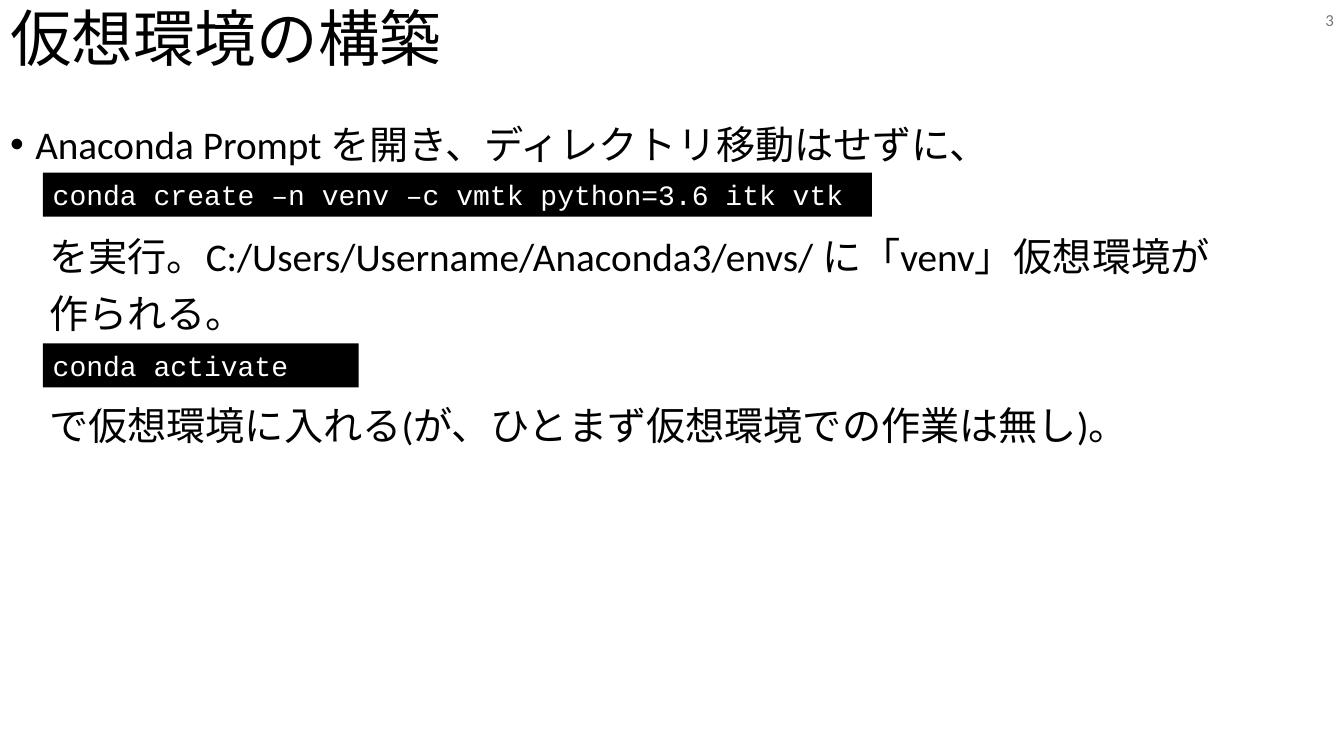
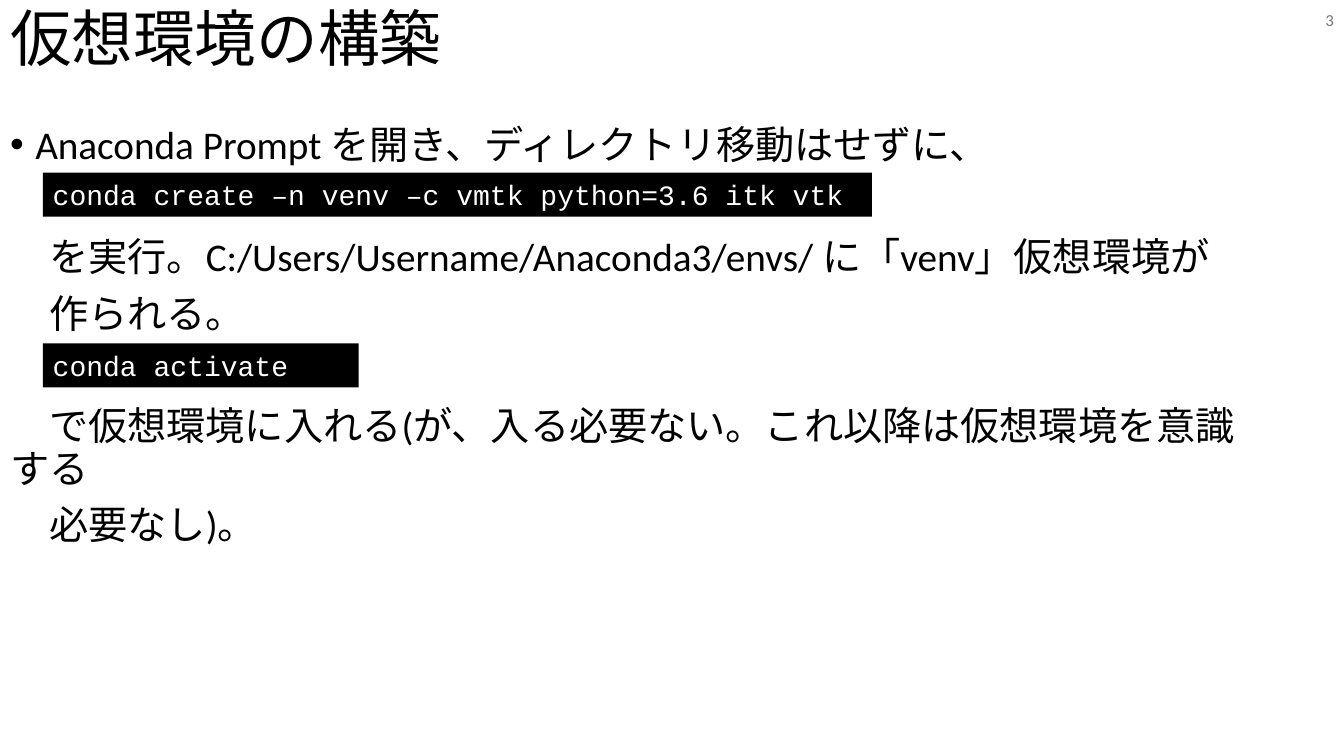
Before and after one commit to tailup7/howtoVM, a slide deck: slide 3 of vmtkSetup/setup.pptx. Drawn at 1344x756 pixels with LibreOffice and Linux fonts; fonts in the diff are those of the drawing. Boxes give left, top, right and bottom in pixels: in the first picture for what was removed or moved away, otherwise in the second. Text is boxed around its words. In the diff, an @@ line names an element or a change of style, - is before the commit and + after.

Commit message:
add

```diff
--- a/vmtkSetup/setup.pptx
+++ b/vmtkSetup/setup.pptx
@@ text at box(10, 407, 1234, 545): text changed @@
-で仮想環境に入れる(が、ひとまず仮想環境での作業は無し)。
+で仮想環境に入れる(が、入る必要ない。これ以降は仮想環境を意識する
+必要なし)。
```
Also in this commit, not shown: 1 other slide changed.
